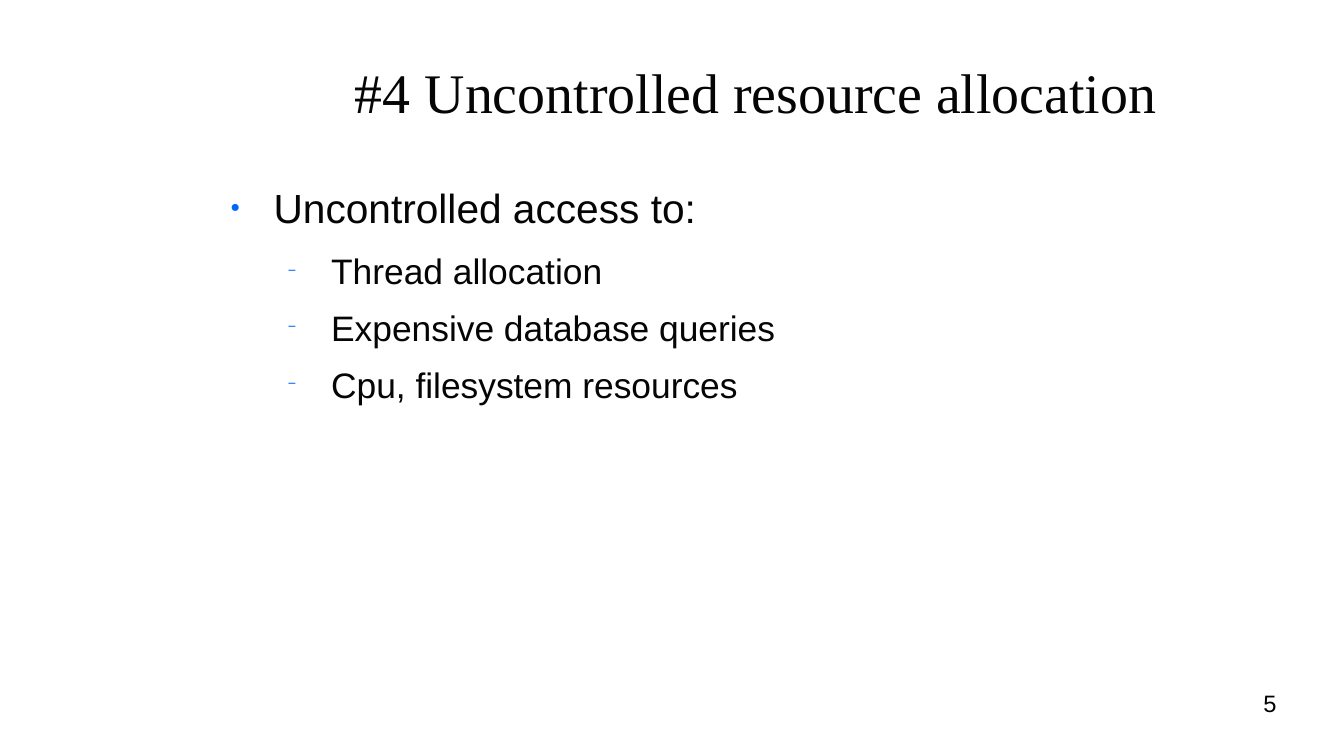
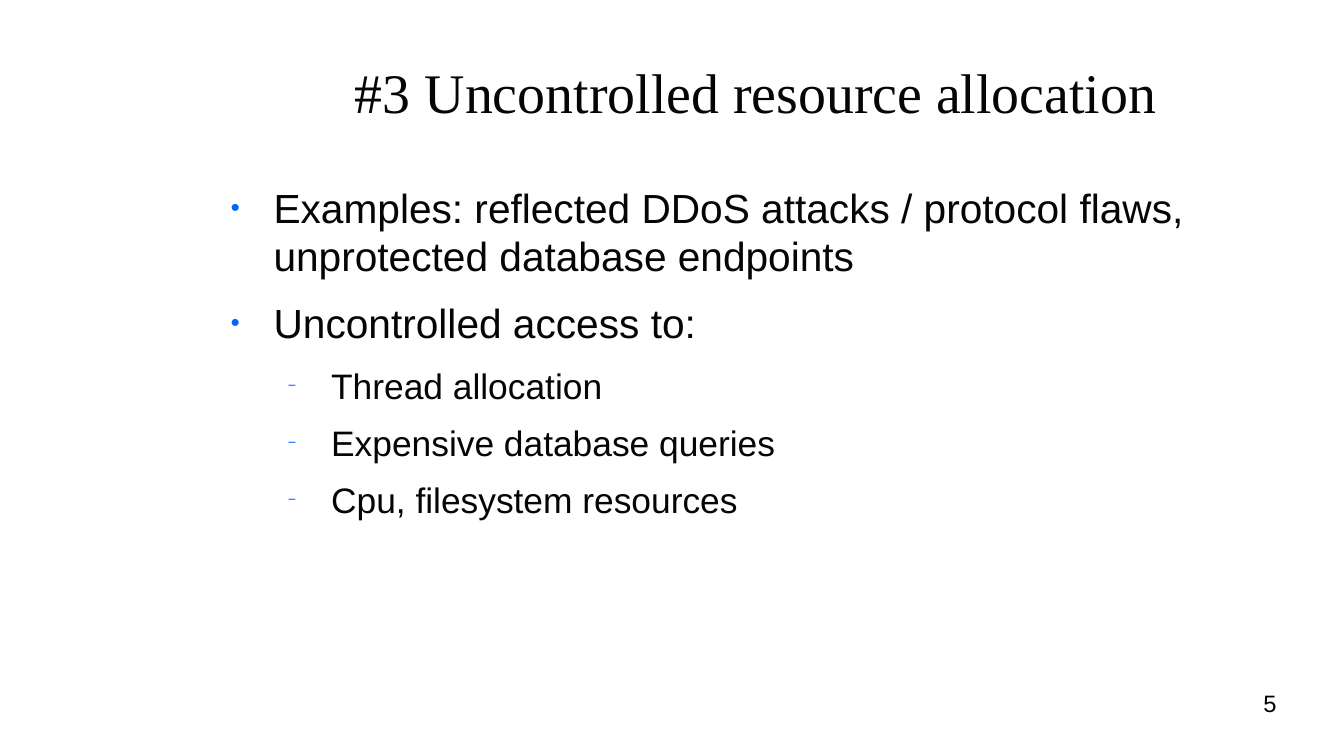
Before and after one commit to niceyeti/DeepSeq, a slide deck: slide 5 of security/top_cves.odp. Drawn at 1344x756 pixels with LibreOffice and Linux fonts; fonts in the diff are those of the drawing; background and template pictures are left out. Boxes give left, top, right and bottom in pixels: in the first picture for what was removed or moved away, otherwise in the second. Text is boxed around its words. In the diff, an @@ line names an element or a change of style, - is before the commit and + after.

```diff
--- a/security/top_cves.odp
+++ b/security/top_cves.odp
@@ title at (355, 74, 1156, 114): text changed @@
-#4 Uncontrolled resource allocation
+#3 Uncontrolled resource allocation
@@ text at (274, 193, 1184, 279): paragraph added @@
+● Examples: reflected DDoS attacks / protocol flaws, unprotected database endpoints
```
Also in this commit, not shown: 8 other slides changed, 2 slides added, 2 other files.
